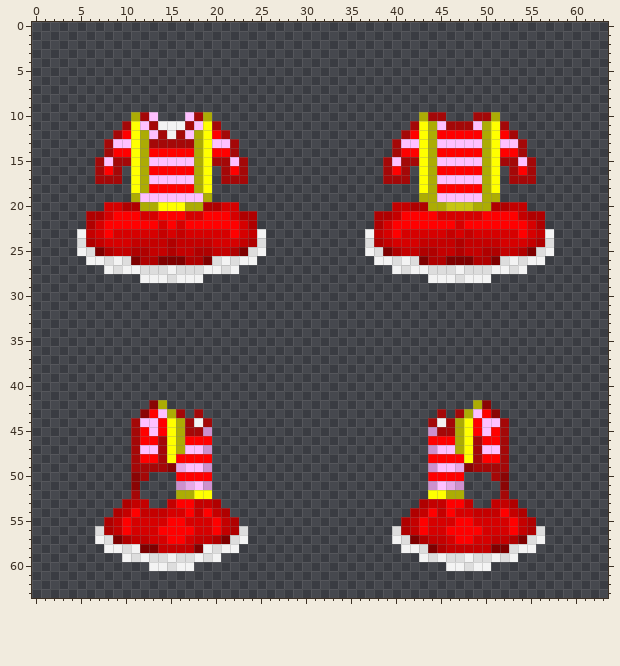
File history of a pixel-art sprite, Resources/Textures/Clothing/Uniforms/Jumpskirt/clown.rsi/equipped-INNERCLOTHING.png. The picture above was drawn from the file before the commit.
The file is 64x64 pixels. Colours within 5 levels of each other are drawn and written as one.
The result:
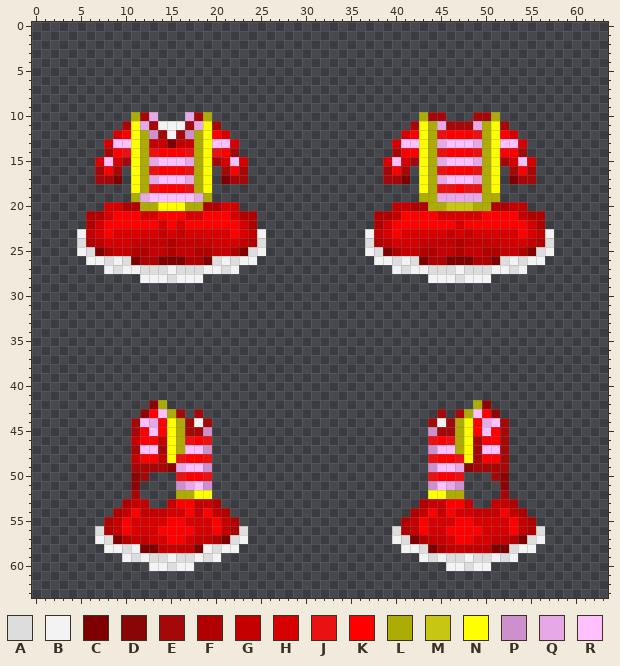
Palette (. is transparent): A #dddddd  B #f3f3f3  C #7e0000  D #8a0505  E #a40808  F #b00000  G #c40000  H #d60000  J #e91111  K #ff0000  L #acac04  M #c6c613  N #ffff00  P #cd90cd  Q #e7a8e7  R #ffc0ff
The exact change:
y 10: x 13 R -> Q; x 17 R -> Q
y 11: x 12 R -> Q; x 18 R -> Q; x 45 R -> Q; x 49 R -> Q
y 12: x 9 E -> H; x 13 R -> P; x 17 R -> P; x 21 E -> H; x 41 E -> H; x 45 K -> J; x 49 K -> J; x 53 E -> H
y 13: x 8 E -> H; x 13..17 EEEEE -> GGCGG; x 22 E -> H; x 40 E -> H; x 45 R -> Q; x 49 R -> Q; x 54 E -> H
y 14: x 10 K -> J; x 13 K -> J; x 17 K -> J; x 20 K -> J; x 45 K -> J; x 49 K -> J
y 15: x 7 E -> H; x 9 E -> H; x 13 R -> Q; x 17 R -> Q; x 21 E -> H; x 23 E -> H; x 39 E -> H; x 41 E -> H; x 45 R -> Q; x 49 R -> Q; x 53 E -> H; x 55 E -> H
y 16: x 13 K -> J; x 17 K -> J; x 45 K -> J; x 49 K -> J
y 17: x 9 E -> C; x 13 R -> Q; x 17 R -> Q; x 21 E -> C; x 41 E -> C; x 45 R -> Q; x 49 R -> Q; x 53 E -> C
y 18: x 13 K -> J; x 17 K -> J; x 45..46 KK -> JJ; x 48..49 KK -> JJ
y 19: x 12 R -> Q; x 18 R -> Q; x 45..49 RRRRR -> QQQQQ
y 44: x 13 R -> Q; x 50 R -> Q
y 46: x 11 E -> G; x 14 E -> G; x 17 K -> J; x 19 K -> J; x 44 K -> J; x 46 K -> J
y 48: x 11 E -> G; x 14 E -> G; x 16 K -> J; x 19 K -> J; x 44 K -> J; x 47 K -> J
y 50: x 16 K -> J; x 19 K -> J; x 44 K -> J; x 47 K -> J
